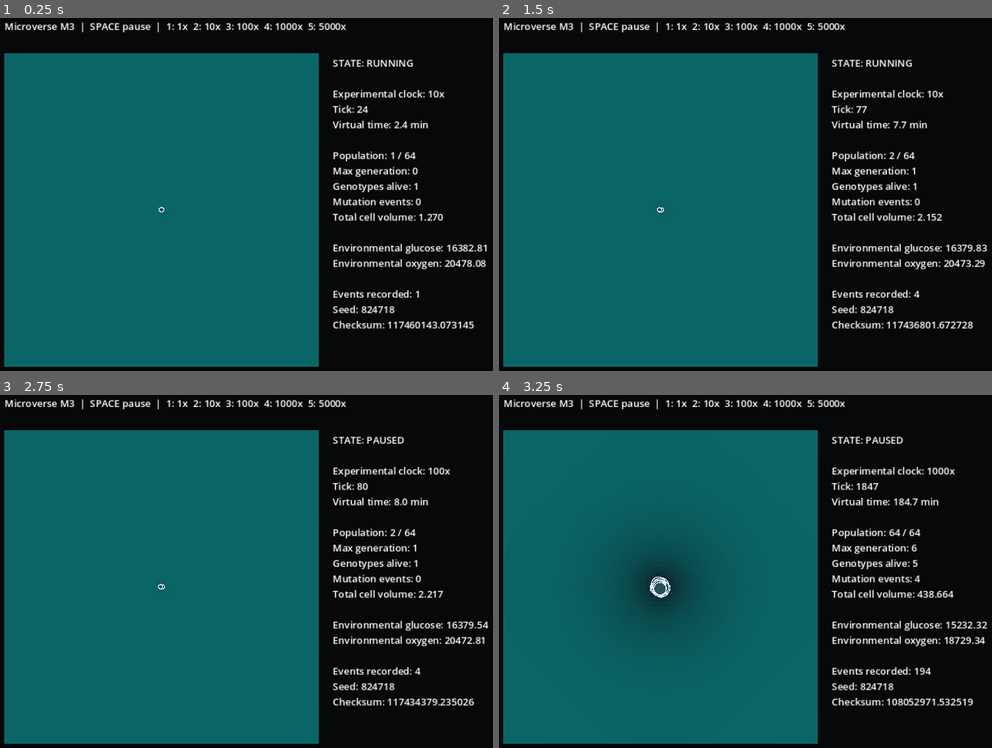
Above: before the commit, frames 1-4 (two rows, left to right).
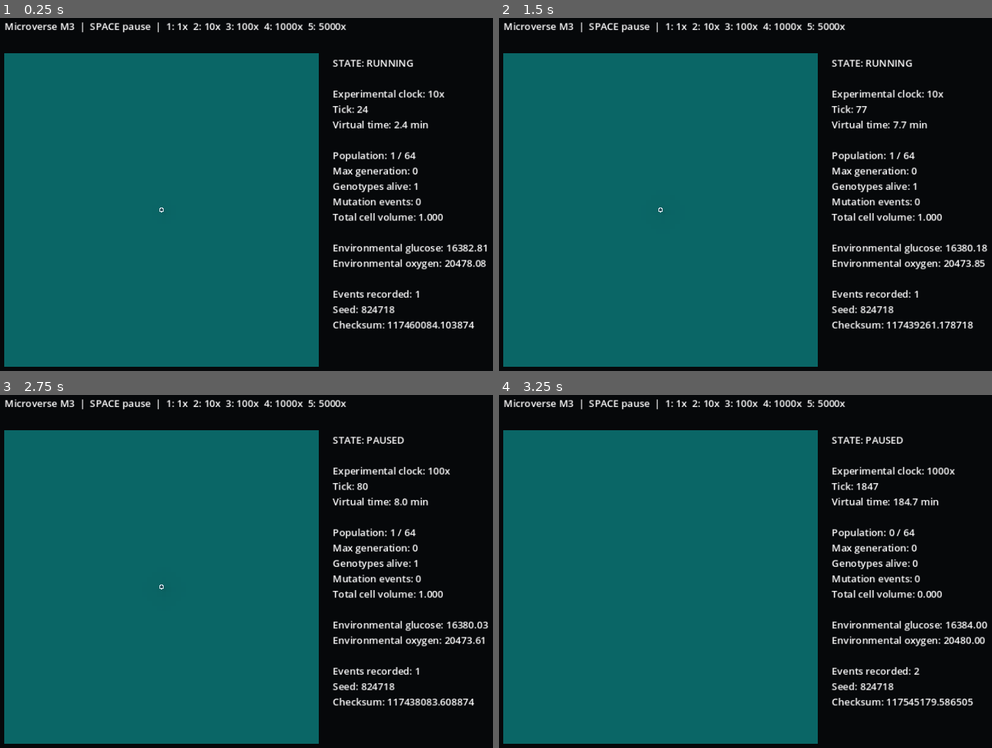
Above: after the commit, the same moments.

Repository: Feynman26/Microverse
Game: Godot game, scene res://src/ui/main.tscn
The game is run twice, just before and just after one commit, with the same random seed, the same clock (stepped at 60 frames per second) and the same inputs.
Inputs:
- Up to frame 1 (0.25 s): no input
- Up to frame 2 (1.5 s): tap Enter at 0.5 s; tap 1 at 0.6 s; tap Space at 0.77, 1.25 s; tap 2 at 1.35 s
- Up to frame 3 (2.75 s): tap Space at 1.52 s; tap Enter at 2 s; tap 3 at 2.1 s
- Up to frame 4 (3.25 s): tap Space at 2.75, 3.02 s; tap 4 at 2.85 s

The runs differ from the first frame. In frame 1, 0.2% of the frame differs, in the area x 32-97%, y 53-89%; in frame 2, 0.3%; in frame 3, 0.3%; in frame 4, 3.3%, in the area x 24-100%, y 37-89%.
Error after the commit: Invalid access to property or key 'respiration_vmax' on a base object of type 'RefCounted (SimConfig)'. (res://src/biology/cell_state.gd:76)

Commit message:
feat: configure explicit M4 metabolism and nutrient pools

Diff:
--- a/src/core/sim_config.gd
+++ b/src/core/sim_config.gd
@@ -1,9 +1,7 @@
 extends RefCounted
 class_name SimConfig
 
-# Time and world scale. Units are intentionally explicit even though the early
-# milestones remain a compressed biochemical model rather than a calibrated
-# quantitative bacterium.
+# Time and world scale.
 var tick_dt_min: float = 0.10
 var world_width: int = 64
 var world_height: int = 64
@@ -11,49 +9,65 @@
 var max_cells: int = 64
 var seed: int = 824718
 
-# Environment concentrations.
+# Environment concentrations. M4 adds nitrogen and phosphorus because biomass
+# precursor synthesis now consumes them explicitly instead of hiding them in a
+# generic precursor scalar.
 var initial_glucose: float = 4.0
 var initial_oxygen: float = 5.0
+var initial_nitrogen: float = 3.0
+var initial_phosphorus: float = 2.0
 var glucose_diffusion: float = 0.80
 var oxygen_diffusion: float = 1.00
+var nitrogen_diffusion: float = 0.70
+var phosphorus_diffusion: float = 0.50
 
-# Membrane transport.
+# Transitional basal membrane transport. M4 makes intracellular metabolism
+# evolvable first; transport proteins become explicit molecular machinery in a
+# later gate. Resource allocation between competing cells remains simultaneous.
 var glucose_transport_vmax: float = 0.60
 var glucose_transport_km: float = 0.80
 var oxygen_transport_vmax: float = 0.90
 var oxygen_transport_km: float = 0.60
+var nitrogen_transport_vmax: float = 0.45
+var nitrogen_transport_km: float = 0.50
+var phosphorus_transport_vmax: float = 0.30
+var phosphorus_transport_km: float = 0.40
 var intracellular_pool_capacity_per_volume: float = 8.0
 
-# Compressed respiration: glucose + 2 O2 -> ATP + precursor + ROS.
-var respiration_vmax: float = 0.50
-var oxygen_per_glucose: float = 2.0
-var atp_yield_per_glucose: float = 6.0
-var precursor_yield_per_glucose: float = 1.0
-var ros_yield_per_glucose: float = 0.04
+# M4 intracellular chemistry. Reactions are evaluated in order-independent
+# simultaneous substeps. Promoter code is a temporary constitutive abundance
+# proxy until M5 introduces explicit mRNA/protein kinetics.
+var metabolic_substeps_per_tick: int = 6
+var metabolic_km_per_volume: float = 0.20
+var metabolic_rate_scale: float = 0.85
+var biomass_units_per_volume: float = 1.0
+var initial_atp_per_volume: float = 2.0
+var initial_adp_per_volume: float = 8.0
+var initial_nad_per_volume: float = 6.0
+var initial_nadh_per_volume: float = 1.0
+var proteome_atp_cost_per_expression_unit_per_volume: float = 0.012
 
-# Basal physiology.
+# Basal physiology that is not yet part of the evolvable molecular grammar.
+# ATP spending always returns ADP to the pool. ROS itself is now produced and
+# detoxified by explicit M4 reactions; damage integrates the remaining burden.
 var maintenance_atp_rate_per_volume: float = 0.08
-var growth_vmax: float = 0.20
-var growth_atp_per_precursor: float = 1.5
-var volume_yield_per_precursor: float = 0.50
-var basal_ros_decay_rate: float = 0.08
+var spontaneous_ros_decay_rate: float = 0.01
 var ros_damage_rate: float = 0.04
 var basal_repair_rate: float = 0.02
 var repair_atp_cost: float = 0.20
 var lethal_damage: float = 3.0
 var lethal_energy_debt: float = 4.0
 
-# Cell cycle.
+# Cell cycle. Volume is derived from BIO / biomass_units_per_volume.
 var ancestor_volume: float = 1.0
 var division_volume: float = 2.0
 var division_atp_cost: float = 1.0
 var partition_jitter: float = 0.02
 var daughter_offset_grid: float = 0.20
 
-# M3 genetics. These rates are per gene per replication event. They are
-# externally configured scaffolding until M10 derives mutation rate from
-# evolved replication/repair machinery. M3 mutations are molecularly neutral
-# because genotype-to-phenotype interpretation arrives in M4/M5.
+# M3 genetics. These rates are per gene per replication event. They remain
+# externally configured until M10 derives mutation rate from evolved
+# replication/repair machinery.
 var mutation_enabled: bool = true
 var promoter_mutation_rate_per_gene: float = 0.001
 var signature_mutation_rate_per_gene: float = 0.001
@@ -67,11 +81,27 @@
 	assert(grid_cell_size_um > 0.0)
 	assert(max_cells >= 1)
 	assert(initial_glucose >= 0.0 and initial_oxygen >= 0.0)
+	assert(initial_nitrogen >= 0.0 and initial_phosphorus >= 0.0)
 	assert(glucose_diffusion >= 0.0 and oxygen_diffusion >= 0.0)
-	var alpha_g: float = glucose_diffusion * tick_dt_min / (grid_cell_size_um * grid_cell_size_um)
-	var alpha_o: float = oxygen_diffusion * tick_dt_min / (grid_cell_size_um * grid_cell_size_um)
+	assert(nitrogen_diffusion >= 0.0 and phosphorus_diffusion >= 0.0)
+	var dx2: float = grid_cell_size_um * grid_cell_size_um
+	var alpha_g: float = glucose_diffusion * tick_dt_min / dx2
+	var alpha_o: float = oxygen_diffusion * tick_dt_min / dx2
+	var alpha_n: float = nitrogen_diffusion * tick_dt_min / dx2
+	var alpha_p: float = phosphorus_diffusion * tick_dt_min / dx2
 	assert(alpha_g <= 0.25, "Explicit 2D diffusion unstable for glucose: alpha must be <= 0.25")
 	assert(alpha_o <= 0.25, "Explicit 2D diffusion unstable for oxygen: alpha must be <= 0.25")
+	assert(alpha_n <= 0.25, "Explicit 2D diffusion unstable for nitrogen: alpha must be <= 0.25")
+	assert(alpha_p <= 0.25, "Explicit 2D diffusion unstable for phosphorus: alpha must be <= 0.25")
+	assert(glucose_transport_vmax >= 0.0 and oxygen_transport_vmax >= 0.0)
+	assert(nitrogen_transport_vmax >= 0.0 and phosphorus_transport_vmax >= 0.0)
+	assert(metabolic_substeps_per_tick >= 1)
+	assert(metabolic_km_per_volume > 0.0)
+	assert(metabolic_rate_scale > 0.0)
+	assert(biomass_units_per_volume > 0.0)
+	assert(initial_atp_per_volume >= 0.0 and initial_adp_per_volume >= 0.0)
+	assert(initial_nad_per_volume >= 0.0 and initial_nadh_per_volume >= 0.0)
+	assert(proteome_atp_cost_per_expression_unit_per_volume >= 0.0)
 	assert(division_volume > ancestor_volume)
 	assert(partition_jitter >= 0.0 and partition_jitter < 0.5)
 	assert(promoter_mutation_rate_per_gene >= 0.0 and promoter_mutation_rate_per_gene <= 1.0)
